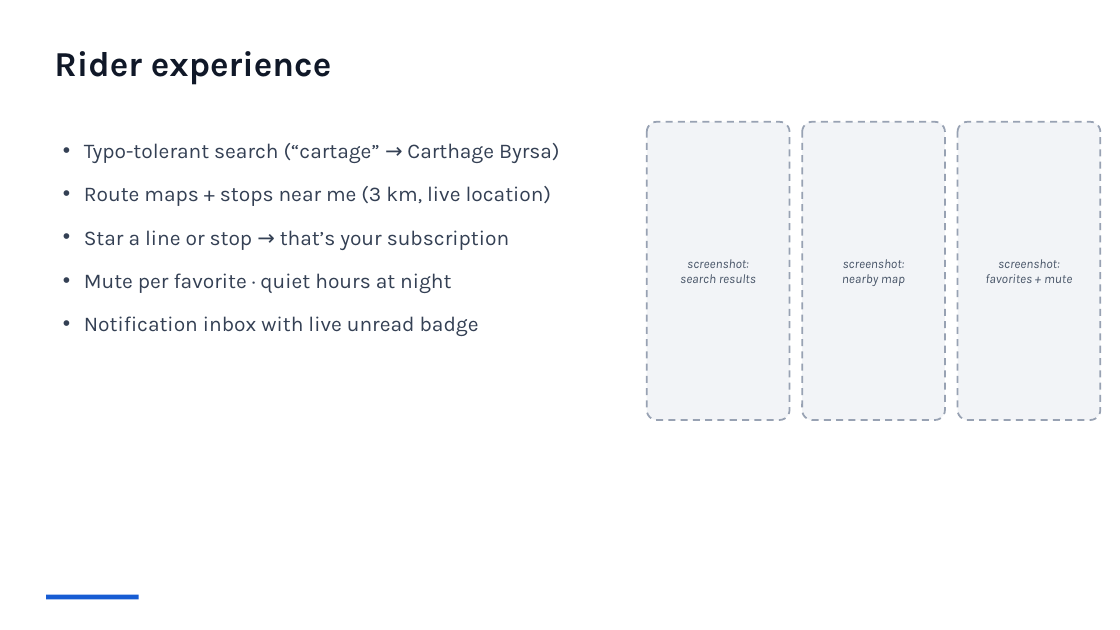
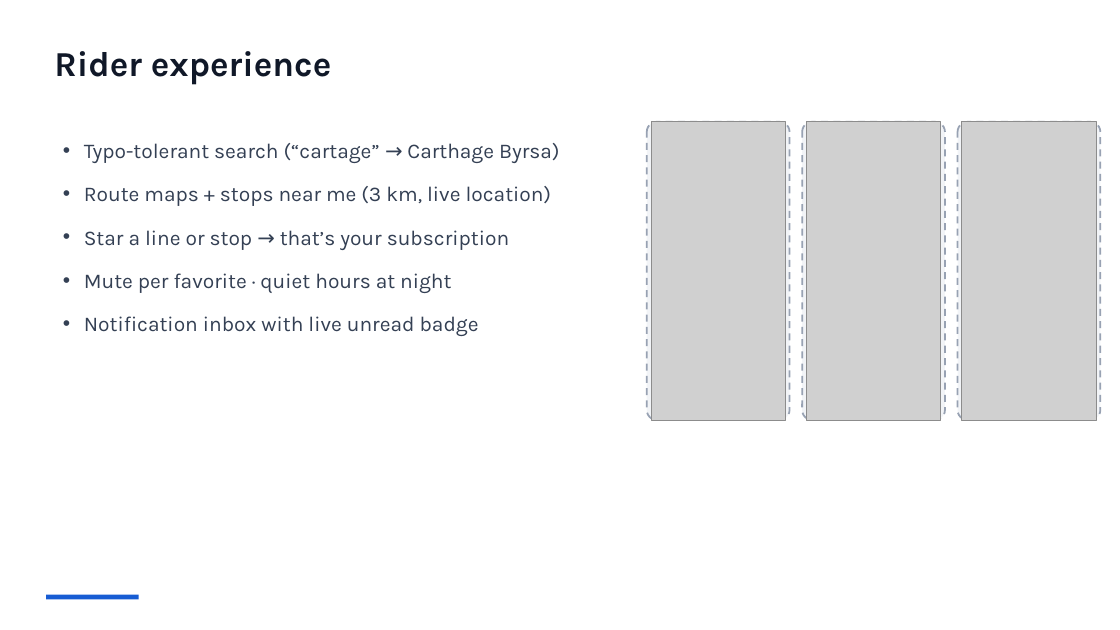
Before and after one commit to azer-dev1/TransportFlow, a slide deck: slide 5 of Docs/TransportFlow_Slides.pptx. Drawn at 1120x630 pixels with LibreOffice and Linux fonts; fonts in the diff are those of the drawing; grey boxes stand for pictures. Boxes give left, top, right and bottom in pixels: in the first picture for what was removed or moved away, otherwise in the second. Text is boxed around its words. In the diff, an @@ line names an element or a change of style, - is before the commit and + after.

```diff
--- a/Docs/TransportFlow_Slides.pptx
+++ b/Docs/TransportFlow_Slides.pptx
@@ picture added at (651, 122, 786, 420) @@
@@ picture added at (807, 122, 941, 420) @@
@@ picture added at (962, 122, 1096, 420) @@
@@ text removed at (680, 259, 756, 283) @@
-screenshot:
-search results
@@ text removed at (842, 259, 905, 286) @@
-screenshot:
-nearby map
@@ text removed at (985, 259, 1072, 283) @@
-screenshot:
-favorites + mute
```
Also in this commit, not shown: 6 other slides changed, 9 other files.
